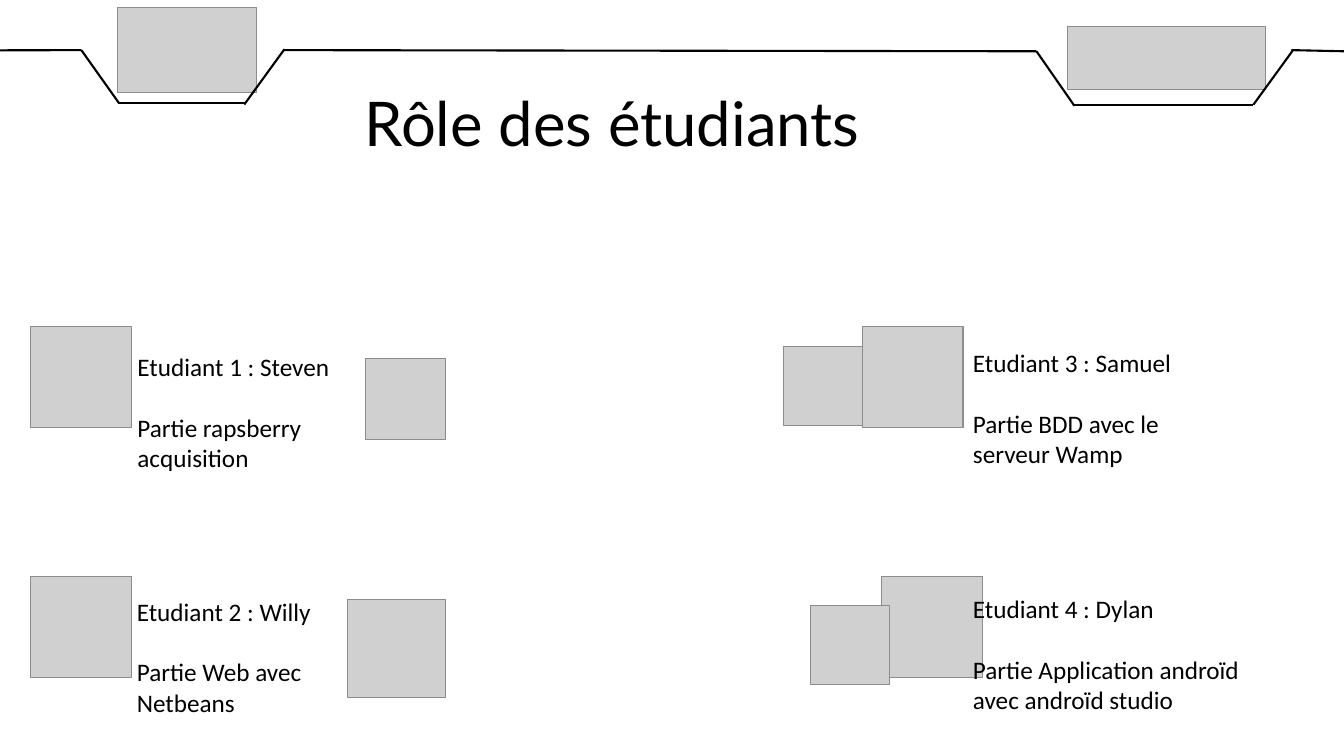
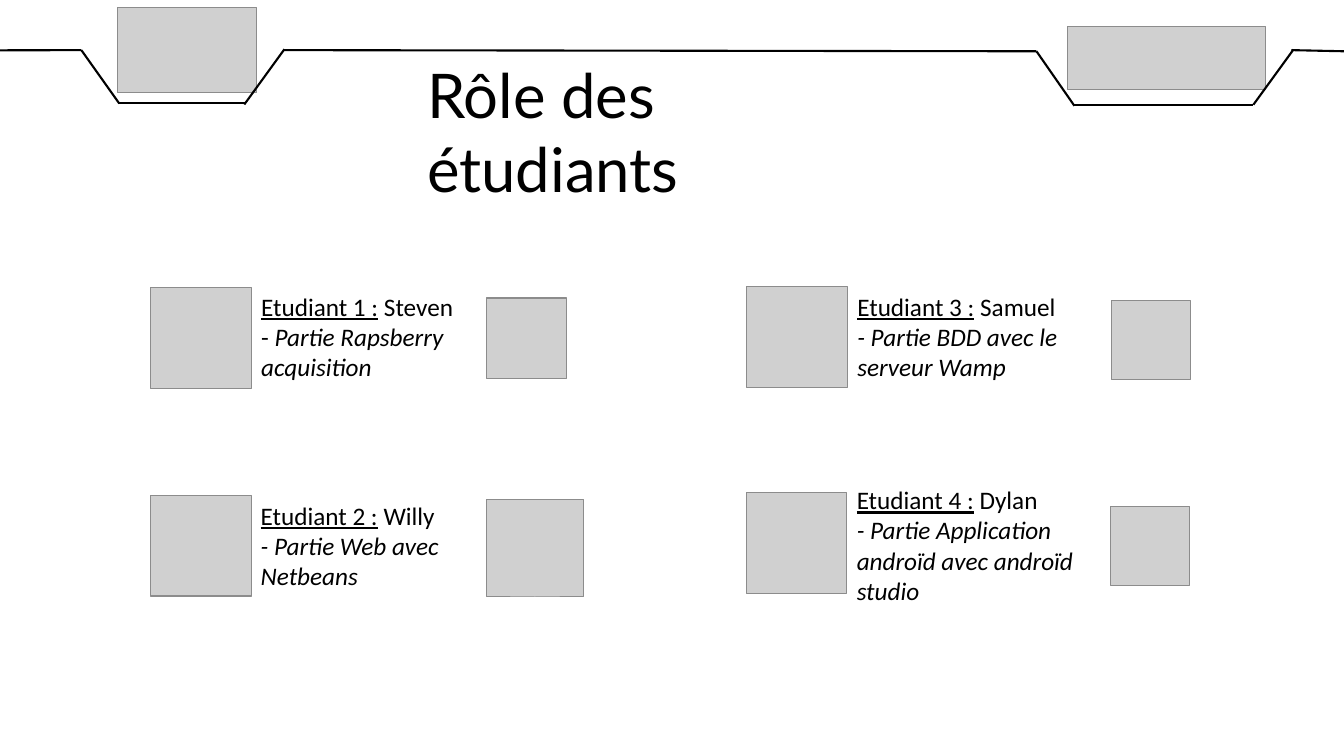
Before and after one commit to DylanChe/SupervisionSerre, a slide deck: slide 4 of oral_projet/revue_2/diaporama_revue_2_dylan.pptx. Drawn at 1344x756 pixels with LibreOffice and Linux fonts; fonts in the diff are those of the drawing; grey boxes stand for pictures. Boxes give left, top, right and bottom in pixels: in the first picture for what was removed or moved away, otherwise in the second. Text is boxed around its words. In the diff, an @@ line names an element or a change of style, - is before the commit and + after.

```diff
--- a/oral_projet/revue_2/diaporama_revue_2_dylan.pptx
+++ b/oral_projet/revue_2/diaporama_revue_2_dylan.pptx
@@ text "Rôle des étudiants" rewrapped from (x1=364, y1=100, x2=859, y2=147) to (x1=427, y1=72, x2=678, y2=193) @@
@@ picture moved from (x1=31, y1=327, x2=132, y2=427) to (x1=150, y1=287, x2=251, y2=388) @@
@@ text "Etudiant 1 : Steven" moved from (x1=137, y1=358, x2=329, y2=471) to (x1=261, y1=298, x2=453, y2=380) @@
@@ text at (x1=261, y1=298, x2=453, y2=320): underline on in "Etudiant 1 :" @@
@@ picture moved from (x1=365, y1=359, x2=446, y2=440) to (x1=486, y1=298, x2=567, y2=379) @@
@@ picture moved from (x1=862, y1=327, x2=963, y2=427) to (x1=747, y1=286, x2=848, y2=387) @@
@@ text "Etudiant 3 : Samuel" moved from (x1=973, y1=354, x2=1171, y2=467) to (x1=857, y1=298, x2=1057, y2=380) @@
@@ text at (x1=857, y1=298, x2=1055, y2=320): underline on in "Etudiant 3 :" @@
@@ text at (x1=261, y1=328, x2=443, y2=380): text changed; italic on @@
-Partie rapsberry acquisition
+- Partie Rapsberry acquisition
@@ text at (x1=857, y1=328, x2=1057, y2=380): text changed; italic on @@
-Partie BDD avec le serveur Wamp
+- Partie BDD avec le serveur Wamp
@@ picture moved from (x1=783, y1=347, x2=862, y2=425) to (x1=1112, y1=300, x2=1191, y2=379) @@
@@ picture moved from (x1=31, y1=577, x2=132, y2=678) to (x1=150, y1=495, x2=251, y2=596) @@
@@ text "Etudiant 2 : Willy" moved from (x1=137, y1=603, x2=311, y2=713) to (x1=261, y1=507, x2=439, y2=585) @@
@@ text at (x1=261, y1=507, x2=435, y2=529): underline on in "Etudiant 2 :" @@
@@ picture moved from (x1=348, y1=600, x2=446, y2=698) to (x1=486, y1=499, x2=584, y2=597) @@
@@ picture moved from (x1=882, y1=577, x2=983, y2=678) to (x1=746, y1=493, x2=847, y2=594) @@
@@ text "Etudiant 4 : Dylan" moved from (x1=973, y1=598, x2=1239, y2=709) to (x1=857, y1=491, x2=1073, y2=601) @@
@@ text at (x1=857, y1=491, x2=1038, y2=514): underline on in "Etudiant 4 :" @@
@@ picture moved from (x1=811, y1=606, x2=889, y2=685) to (x1=1111, y1=506, x2=1190, y2=585) @@
@@ text at (x1=261, y1=537, x2=439, y2=585): text changed; italic on @@
-Partie Web avec Netbeans
+- Partie Web avec Netbeans
@@ text at (x1=857, y1=521, x2=1073, y2=601): text changed; italic on @@
-Partie Application androïd avec androïd studio
+- Partie Application androïd avec androïd studio
```
Also in this commit, not shown: 4 other slides changed.
